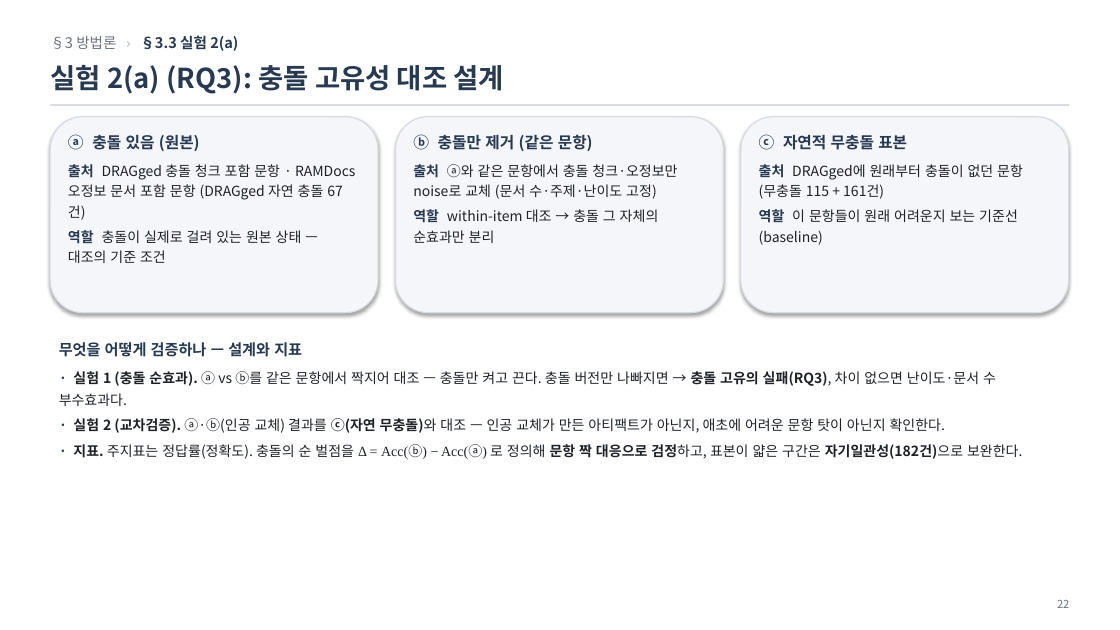
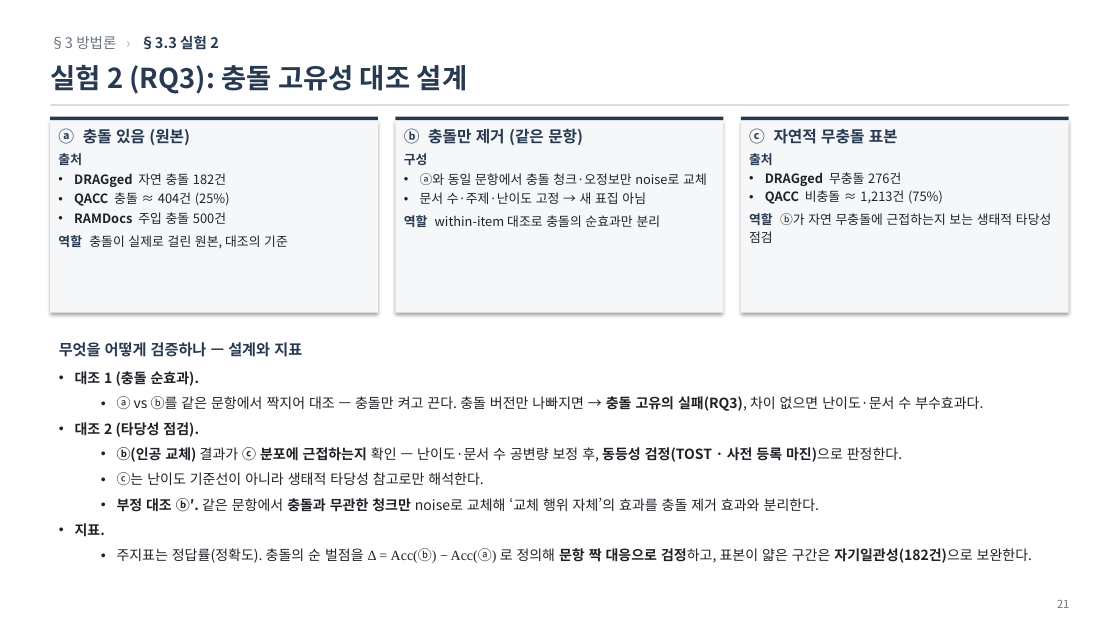
Before and after one commit to jin-ryu/thinkconflict, a slide deck: slide 21 of docs/ThinkConflict_연구보고.pptx (slide 22 before the commit). Drawn at 1120x630 pixels with LibreOffice and Linux fonts; fonts in the diff are those of the drawing. Boxes give left, top, right and bottom in pixels: in the first picture for what was removed or moved away, otherwise in the second. Text is boxed around its words. In the diff, an @@ line names an element or a change of style, - is before the commit and + after.

```diff
--- a/docs/ThinkConflict_연구보고.pptx
+++ b/docs/ThinkConflict_연구보고.pptx
@@ text at (50,35,219,49): text changed @@
-§3 방법론 › §3.3 실험 2(a)
+§3 방법론 › §3.3 실험 2
@@ text at (50,65,467,94): text changed @@
-실험 2(a) (RQ3): 충돌 고유성 대조 설계
+실험 2 (RQ3): 충돌 고유성 대조 설계
@@ rectangle added at (50,117,378,120), fill #273A52 @@
@@ rectangle added at (396,117,723,120), fill #273A52 @@
@@ rectangle added at (741,117,1069,120), fill #273A52 @@
@@ text in rectangle at (58,128,190,145): less space between paragraphs @@
@@ text in rectangle at (404,128,583,145): less space between paragraphs @@
@@ rounded rectangle to rectangle; fill #F4F6F9 to #F6F7F9; outline #D6DCE4 1 pt to none in 3 elements at (396,120,723,313), (50,120,378,313), (741,120,1069,313) @@
@@ text in rectangle at (749,128,898,144): less space between paragraphs @@
@@ text in rectangle at (58,153,288,248): text changed; size 12 to 11 pt @@
-출처 DRAGged 충돌 청크 포함 문항 · RAMDocs 오정보 문서 포함 문항 (DRAGged 자연 충돌 67건)
-역할 충돌이 실제로 걸려 있는 원본 상태 — 대조의 기준 조건
+출처
+• DRAGged 자연 충돌 182건
+• QACC 충돌 ≈ 404건 (25%)
+• RAMDocs 주입 충돌 500건
+역할 충돌이 실제로 걸린 원본, 대조의 기준
@@ text in rectangle at (404,153,707,227): text changed; size 12 to 11 pt @@
-출처 ⓐ와 같은 문항에서 충돌 청크·오정보만 noise로 교체 (문서 수·주제·난이도 고정)
-역할 within-item 대조 → 충돌 그 자체의 순효과만 분리
+구성
+• ⓐ와 동일 문항에서 충돌 청크·오정보만 noise로 교체
+• 문서 수·주제·난이도 고정 → 새 표집 아님
+역할 within-item 대조로 충돌의 순효과만 분리
@@ text in rectangle at (749,153,1051,243): text changed; size 12 to 11 pt @@
-출처 DRAGged에 원래부터 충돌이 없던 문항 (무충돌 115 + 161건)
-역할 이 문항들이 원래 어려운지 보는 기준선(baseline)
+출처
+• DRAGged 무충돌 276건
+• QACC 비충돌 ≈ 1,213건 (75%)
+역할 ⓑ가 자연 무충돌에 근접하는지 보는 생태적 타당성 점검
@@ text at (75,371,1032,563): text changed @@
-· 실험 1 (충돌 순효과). ⓐ vs ⓑ를 같은 문항에서 짝지어 대조 — 충돌만 켜고 끈다. 충돌 버전만 나빠지면 → 충돌 고유의 실패(RQ3), 차이 없으면 난이도·문서 수 부수효과다.
-· 실험 2 (교차검증). ⓐ·ⓑ(인공 교체) 결과를 ⓒ(자연 무충돌)와 대조 — 인공 교체가 만든 아티팩트가 아닌지, 애초에 어려운 문항 탓이 아닌지 확인한다.
-· 지표. 주지표는 정답률(정확도). 충돌의 순 벌점을 Δ = Acc(ⓑ) − Acc(ⓐ) 로 정의해 문항 짝 대응으로 검정하고, 표본이 얇은 구간은 자기일관성(182건)으로 보완한다.
+• 대조 1 (충돌 순효과).
+  • ⓐ vs ⓑ를 같은 문항에서 짝지어 대조 — 충돌만 켜고 끈다. 충돌 버전만 나빠지면 → 충돌 고유의 실패(RQ3), 차이 없으면 난이도·문서 수 부수효과다.
+• 대조 2 (타당성 점검).
+  • ⓑ(인공 교체) 결과가 ⓒ 분포에 근접하는지 확인 — 난이도·문서 수 공변량 보정 후, 동등성 검정(TOST · 사전 등록 마진)으로 판정한다.
+  • ⓒ는 난이도 기준선이 아니라 생태적 타당성 참고로만 해석한다.
+  • 부정 대조 ⓑ′. 같은 문항에서 충돌과 무관한 청크만 noise로 교체해 ‘교체 행위 자체’의 효과를 충돌 제거 효과와 분리한다.
+• 지표.
+  • 주지표는 정답률(정확도). 충돌의 순 벌점을 Δ = Acc(ⓑ) − Acc(ⓐ) 로 정의해 문항 짝 대응으로 검정하고, 표본이 얇은 구간은 자기일관성(182건)으로 보완한다.
```
Also in this commit, not shown: 17 other slides changed, 2 slides removed, 3 other files.
